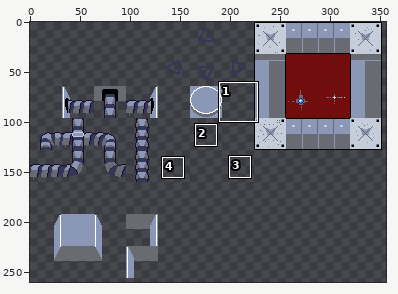
Sprite sheet -- Game/Img/cables.png. The first picture is a wide view before the edit; the outline marks the close-up.
Close-up. Before the edit:
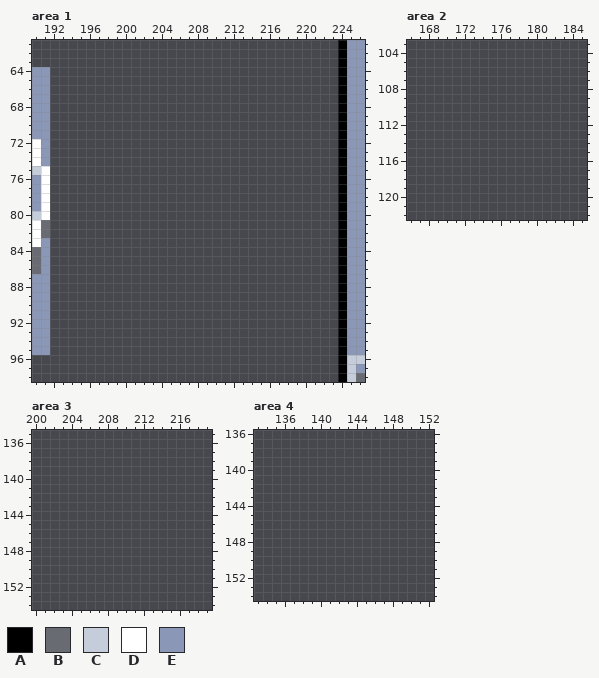
The file is 512x512 pixels. Shown: area 1: x 190..226, y 61..98; area 2: x 166..185, y 103..122; area 3: x 200..219, y 135..154; area 4: x 133..152, y 136..154. The wide view leaves out empty margins. The commit also changed other parts of the picture, which this record leaves out.
Palette (. is transparent): A #000000  B #686b72  C #c5cddb  D #ffffff  E #8b97b6
Pixels before, area 1, first column x 190:
61 ..................................AEE
62 ..................................AEE
63 ..................................AEE
64 EE................................AEE
65 EE................................AEE
66 EE................................AEE
67 EE................................AEE
68 EE................................AEE
69 EE................................AEE
70 EE................................AEE
71 EE................................AEE
72 DE................................AEE
73 DE................................AEE
74 DE................................AEE
75 CD................................AEE
76 ED................................AEE
77 ED................................AEE
78 ED................................AEE
79 ED................................AEE
80 CD................................AEE
81 DB................................AEE
82 DB................................AEE
83 DE................................AEE
84 BE................................AEE
85 BE................................AEE
86 BE................................AEE
87 EE................................AEE
88 EE................................AEE
89 EE................................AEE
90 EE................................AEE
91 EE................................AEE
92 EE................................AEE
93 EE................................AEE
94 EE................................AEE
95 EE................................AEE
96 ..................................ACC
97 ..................................ACE
98 ..................................ACB
The result:
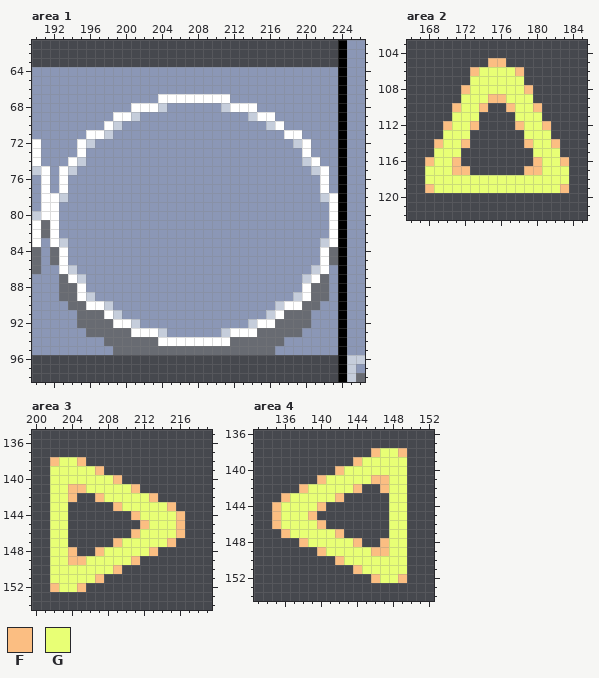
Colours new in this view: F #fbbe82  G #e8ff75
Diff:
Changed rows in their new state; - is an unchanged pixel.
Area 1:
first column x 192:
64 EEEEEEEEEEEEEEEEEEEEEEEEEEEEEEEE
65 EEEEEEEEEEEEEEEEEEEEEEEEEEEEEEEE
66 EEEEEEEEEEEEEEEEEEEEEEEEEEEEEEEE
67 EEEEEEEEEEEEDDDDDDDDEEEEEEEEEEEE
68 EEEEEEEEEDDDCEEEEEECDDDEEEEEEEEE
69 EEEEEEEDDCEEEEEEEEEEEECDDEEEEEEE
70 EEEEEEDCEEEEEEEEEEEEEEEECDEEEEEE
71 EEEEDDCEEEEEEEEEEEEEEEEEEEDDEEEE
72 EEEDCEEEEEEEEEEEEEEEEEEEEEECDEEE
73 EEEDEEEEEEEEEEEEEEEEEEEEEEEEDEEE
74 EEDCEEEEEEEEEEEEEEEEEEEEEEEECDEE
75 EDCEEEEEEEEEEEEEEEEEEEEEEEEEECDE
76 EDEEEEEEEEEEEEEEEEEEEEEEEEEEEEDE
77 EDEEEEEEEEEEEEEEEEEEEEEEEEEEEEDE
78 DCEEEEEEEEEEEEEEEEEEEEEEEEEEEECD
79 DEEEEEEEEEEEEEEEEEEEEEEEEEEEEEED
80 DEEEEEEEEEEEEEEEEEEEEEEEEEEEEEED
81 DEEEEEEEEEEEEEEEEEEEEEEEEEEEEEED
82 DEEEEEEEEEEEEEEEEEEEEEEEEEEEEEED
83 DCEEEEEEEEEEEEEEEEEEEEEEEEEEEECD
84 BDEEEEEEEEEEEEEEEEEEEEEEEEEEEEDB
85 BDEEEEEEEEEEEEEEEEEEEEEEEEEEEEDB
86 EDCEEEEEEEEEEEEEEEEEEEEEEEEEECDE
87 EBDCEEEEEEEEEEEEEEEEEEEEEEEECDBE
88 EBBDEEEEEEEEEEEEEEEEEEEEEEEEDBBE
89 EBBDCEEEEEEEEEEEEEEEEEEEEEECDBBE
90 EEBBDDCEEEEEEEEEEEEEEEEEECDDBBEE
91 EEEBBBDCEEEEEEEEEEEEEEEECDBBBEEE
92 EEEBBBBDDCEEEEEEEEEEEECDDBBBBEEE
93 EEEEBBBBBDDDCEEEEEECDDDBBBBBEEEE
94 EEEEEEBBBBBBDDDDDDDDBBBBBBEEEEEE
95 EEEEEEEBBBBBBBBBBBBBBBBBBEEEEEEE
Area 2:
first column x 168:
105 -------FF-------
106 -----FGGGGF-----
107 -----GGGGGG-----
108 ----FGGGGGGF----
109 ----GGGFFGGG----
110 ---FGGF--FGGF---
111 ---GGG----GGG---
112 --FGGF----FGGF--
113 --GGG------GGG--
114 -FGGF------FGGF-
115 -GGG--------GGG-
116 FGGF--------FGGF
117 GGGFF------FFGGG
118 GGGGGGGGGGGGGGGG
119 FGGGGGGGGGGGGGGF
Area 3:
first column x 202:
138 FGGF-----------
139 GGGGGF---------
140 GGGGGGGF-------
141 GGFFGGGGGF-----
142 GGF--FGGGGGF---
143 GG-----FGGGGGF-
144 GG-------FGGGGF
145 GG--------FGGGF
146 GG-------FGGGGF
147 GG-----FGGGGGF-
148 GGF--FGGGGGF---
149 GGFFGGGGGF-----
150 GGGGGGGF-------
151 GGGGGF---------
152 FGGF-----------
Area 4:
first column x 135:
138 -----------FGGF
139 ---------FGGGGG
140 -------FGGGGGGG
141 -----FGGGGGFFGG
142 ---FGGGGGF--FGG
143 -FGGGGGF-----GG
144 FGGGGF-------GG
145 FGGGF--------GG
146 FGGGGF-------GG
147 -FGGGGGF-----GG
148 ---FGGGGGF--FGG
149 -----FGGGGGFFGG
150 -------FGGGGGGG
151 ---------FGGGGG
152 -----------FGGF
Changed places in both close-ups, as pixel boxes (x1, y1, x2, y2):
added: (50, 67, 338, 355)
added: (425, 58, 569, 193)
added: (50, 457, 185, 592)
added: (272, 448, 407, 583)
